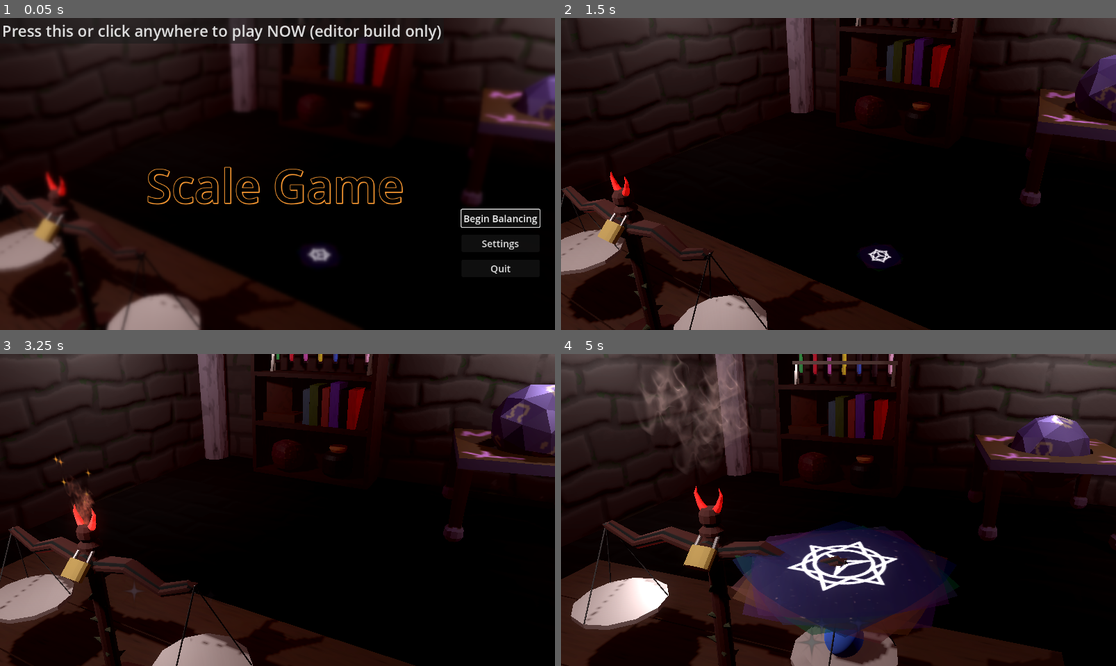
Above: before the commit, frames 1-4 (two rows, left to right).
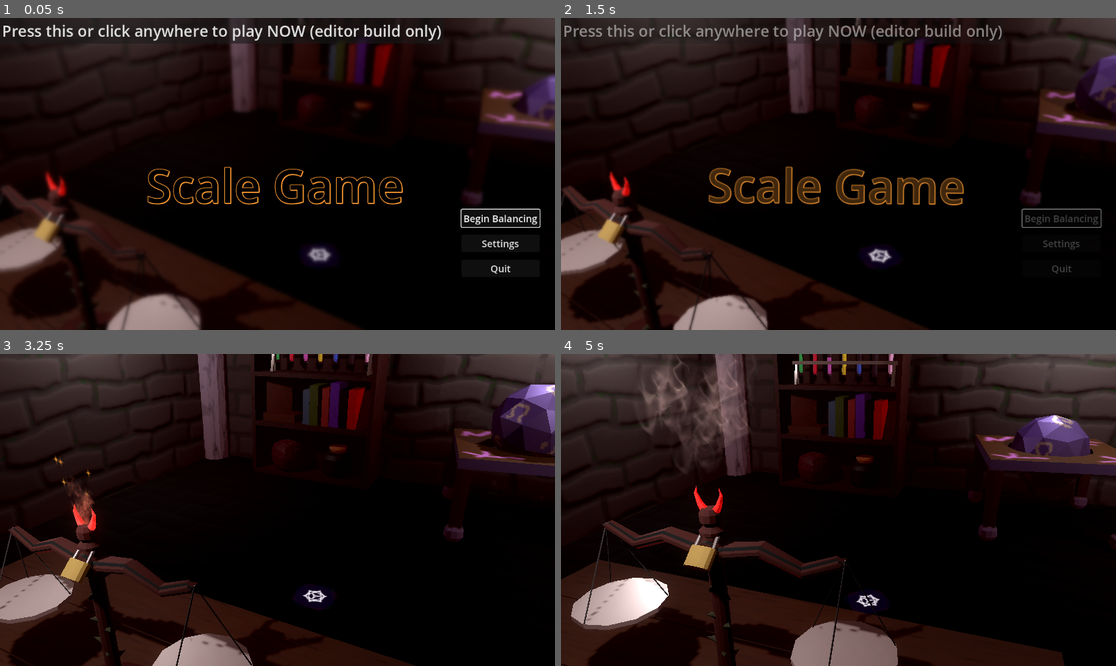
Above: after the commit, the same moments.

Repository: camd67/scale-game
Game: Godot game, scene res://scene/main/main.tscn
Two runs of this game, one before a commit and one after it. Both use one fixed random seed, a clock stepped at 60 frames per second and the inputs below. Sound files missing from this copy of the repository are replaced by a short silence.
Inputs (mouse positions are in pixels of both pictures, inside the frame that each line leads up to):
- Up to frame 1 (0.05 s): no input
- Up to frame 2 (1.5 s): click "Begin Balancing" at 0.5 s; move the mouse to (960, 158) at 1.27 s; click (960, 158) at 1.42 s
- Up to frame 3 (3.25 s): drag from (166, 525) to (249, 572) at 2.02 s; move the mouse to (333, 441) at 2.77 s; click (333, 441) at 2.92 s
- Up to frame 4 (5 s): drag from (810, 572) to (672, 463) at 3.52 s; move the mouse to (1005, 556) at 4.27 s; click (1005, 556) at 4.42 s

The runs differ from the first frame. In frame 2, 5.0% of the frame differs, in the area x 0-100%, y 0-100%; in frame 3, 0.3%; in frame 4, 11%, in the area x 30-71%, y 53-100%.

Commit message:
Add mouse blocker

Diff:
--- a/scene/main/main.gd
+++ b/scene/main/main.gd
@@ -43,3 +43,13 @@
 		body.freeze = false
 	else:
 		body.global_position = table_left_respawn_point.global_position
+
+
+func enable_mouse_blocker() -> void:
+	$MouseBlocker.mouse_filter = Control.MOUSE_FILTER_STOP
+	$MouseBlocker/MouseBlocker3D/CollisionShape3D.disabled = false
+
+
+func disable_mouse_blocker() -> void:
+	$MouseBlocker.mouse_filter = Control.MOUSE_FILTER_IGNORE
+	$MouseBlocker/MouseBlocker3D/CollisionShape3D.disabled = true
--- a/scene/main/main.tscn
+++ b/scene/main/main.tscn
@@ -26,6 +26,54 @@
 fog_light_color = Color(0.249493, 0.0969925, 0.016814, 1)
 fog_light_energy = 0.72
 
+[sub_resource type="Animation" id="Animation_oonvl"]
+length = 0.001
+tracks/0/type = "value"
+tracks/0/imported = false
+tracks/0/enabled = true
+tracks/0/path = NodePath("BookTooltip:rotation")
+tracks/0/interp = 1
+tracks/0/loop_wrap = true
+tracks/0/keys = {
+"times": PackedFloat32Array(0),
+"transitions": PackedFloat32Array(1),
+"update": 0,
+"values": [Vector3(0, -1.18208, -1.3761)]
+}
+tracks/1/type = "bezier"
+tracks/1/imported = false
+tracks/1/enabled = true
+tracks/1/path = NodePath("BookTooltip:position:x")
+tracks/1/interp = 1
+tracks/1/loop_wrap = true
+tracks/1/keys = {
+"handle_modes": PackedInt32Array(0),
+"points": PackedFloat32Array(-1.81731, -0.0005, 0, 0.0005, 0),
+"times": PackedFloat32Array(0)
+}
+tracks/2/type = "bezier"
+tracks/2/imported = false
+tracks/2/enabled = true
+tracks/2/path = NodePath("BookTooltip:position:y")
+tracks/2/interp = 1
+tracks/2/loop_wrap = true
+tracks/2/keys = {
+"handle_modes": PackedInt32Array(0),
+"points": PackedFloat32Array(1.04425, -0.0005, 0, 0.0005, 0),
+"times": PackedFloat32Array(0)
+}
+tracks/3/type = "bezier"
+tracks/3/imported = false
+tracks/3/enabled = true
+tracks/3/path = NodePath("BookTooltip:position:z")
+tracks/3/interp = 1
+tracks/3/loop_wrap = true
+tracks/3/keys = {
+"handle_modes": PackedInt32Array(0),
+"points": PackedFloat32Array(-2.58892, -0.0005, 0, 0.0005, 0),
+"times": PackedFloat32Array(0)
+}
+
 [sub_resource type="Animation" id="Animation_jx7l5"]
 resource_name = "appear"
 tracks/0/type = "value"
@@ -86,54 +134,6 @@
 "args": [],
 "method": &"toggle_book_open"
 }]
-}
-
-[sub_resource type="Animation" id="Animation_oonvl"]
-length = 0.001
-tracks/0/type = "value"
-tracks/0/imported = false
-tracks/0/enabled = true
-tracks/0/path = NodePath("BookTooltip:rotation")
-tracks/0/interp = 1
-tracks/0/loop_wrap = true
-tracks/0/keys = {
-"times": PackedFloat32Array(0),
-"transitions": PackedFloat32Array(1),
-"update": 0,
-"values": [Vector3(0, -1.18208, -1.3761)]
-}
-tracks/1/type = "bezier"
-tracks/1/imported = false
-tracks/1/enabled = true
-tracks/1/path = NodePath("BookTooltip:position:x")
-tracks/1/interp = 1
-tracks/1/loop_wrap = true
-tracks/1/keys = {
-"handle_modes": PackedInt32Array(0),
-"points": PackedFloat32Array(-1.81731, -0.0005, 0, 0.0005, 0),
-"times": PackedFloat32Array(0)
-}
-tracks/2/type = "bezier"
-tracks/2/imported = false
-tracks/2/enabled = true
-tracks/2/path = NodePath("BookTooltip:position:y")
-tracks/2/interp = 1
-tracks/2/loop_wrap = true
-tracks/2/keys = {
-"handle_modes": PackedInt32Array(0),
-"points": PackedFloat32Array(1.04425, -0.0005, 0, 0.0005, 0),
-"times": PackedFloat32Array(0)
-}
-tracks/3/type = "bezier"
-tracks/3/imported = false
-tracks/3/enabled = true
-tracks/3/path = NodePath("BookTooltip:position:z")
-tracks/3/interp = 1
-tracks/3/loop_wrap = true
-tracks/3/keys = {
-"handle_modes": PackedInt32Array(0),
-"points": PackedFloat32Array(-2.58892, -0.0005, 0, 0.0005, 0),
-"times": PackedFloat32Array(0)
 }
 
 [sub_resource type="AnimationLibrary" id="AnimationLibrary_pvna6"]
@@ -211,6 +211,23 @@
 "method": &"camera_intro_finished"
 }]
 }
+tracks/3/type = "method"
+tracks/3/imported = false
+tracks/3/enabled = true
+tracks/3/path = NodePath(".")
+tracks/3/interp = 1
+tracks/3/loop_wrap = true
+tracks/3/keys = {
+"times": PackedFloat32Array(0, 10),
+"transitions": PackedFloat32Array(1, 1),
+"values": [{
+"args": [],
+"method": &"enable_mouse_blocker"
+}, {
+"args": [],
+"method": &"disable_mouse_blocker"
+}]
+}
 
 [sub_resource type="AnimationLibrary" id="AnimationLibrary_4tgbm"]
 _data = {
@@ -260,6 +277,9 @@
 [sub_resource type="BoxShape3D" id="BoxShape3D_b3caf"]
 size = Vector3(1.50623, 1.62433, 1)
 
+[sub_resource type="SphereShape3D" id="SphereShape3D_l1atl"]
+radius = 1.61289
+
 [node name="Main" type="Node3D"]
 script = ExtResource("1_er31i")
 
@@ -292,7 +312,7 @@
 script = ExtResource("11_qln3q")
 
 [node name="BookTooltip" parent="BookTooltipSystem" instance=ExtResource("13_iad3c")]
-transform = Transform3D(0.0733236, 0.371844, -0.925395, -0.981107, 0.193464, 0, 0.17903, 0.907912, 0.379004, -1.81731, 1.04425, -2.58892)
+transform = Transform3D(0.0733247, 0.37184, -0.925396, -0.981106, 0.193469, 0, 0.179035, 0.907913, 0.379001, -1.81731, 1.04425, -2.58892)
 
 [node name="BookAnimationPlayer" type="AnimationPlayer" parent="BookTooltipSystem"]
 libraries = {
@@ -400,3 +420,23 @@
 
 [node name="TableRightSpawnPoint" type="Marker3D" parent="."]
 transform = Transform3D(1, 0, 0, 0, 1, 0, 0, 0, 1, 0.434565, 1.15936, 1.82476)
+
+[node name="MouseBlocker" type="ColorRect" parent="."]
+modulate = Color(1, 1, 1, 0)
+top_level = true
+z_index = 4096
+anchors_preset = 15
+anchor_right = 1.0
+anchor_bottom = 1.0
+grow_horizontal = 2
+grow_vertical = 2
+mouse_filter = 2
+
+[node name="MouseBlocker3D" type="Area3D" parent="MouseBlocker"]
+collision_layer = 3
+collision_mask = 0
+
+[node name="CollisionShape3D" type="CollisionShape3D" parent="MouseBlocker/MouseBlocker3D"]
+transform = Transform3D(1, 0, 0, 0, 1, 0, 0, 0, 1, -0.324606, 1.36971, 1.03537)
+shape = SubResource("SphereShape3D_l1atl")
+disabled = true
Not shown: 1 places in scene/main/main.tscn that only renumber resources
